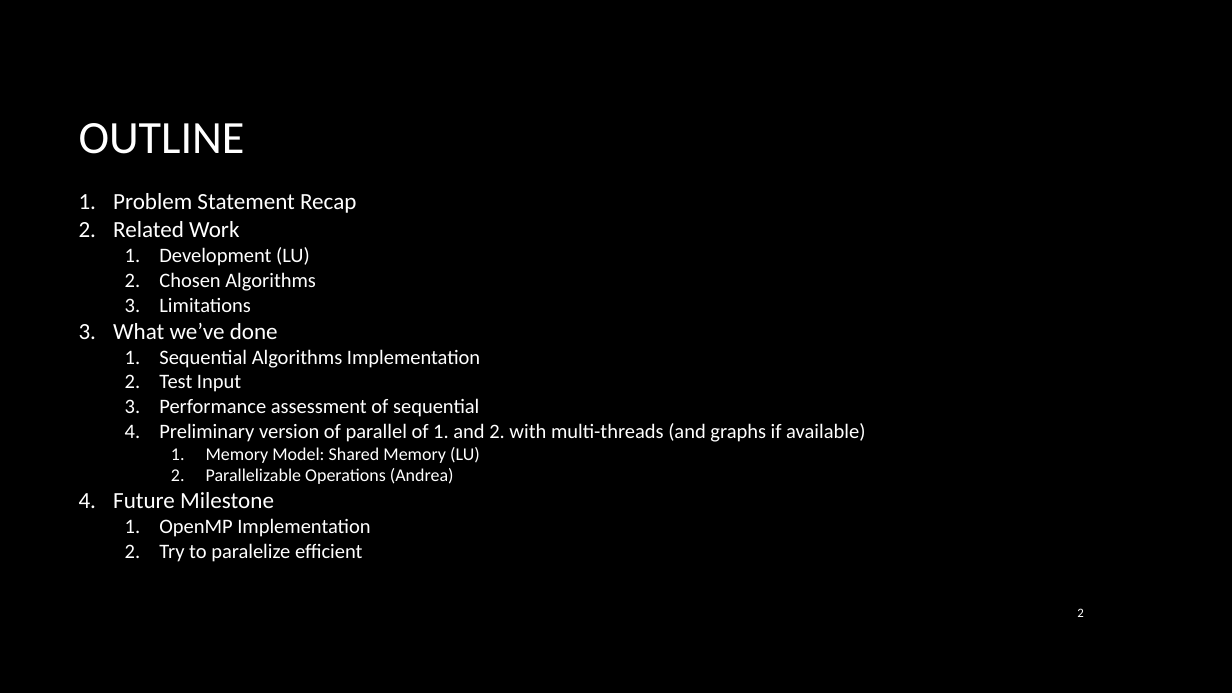
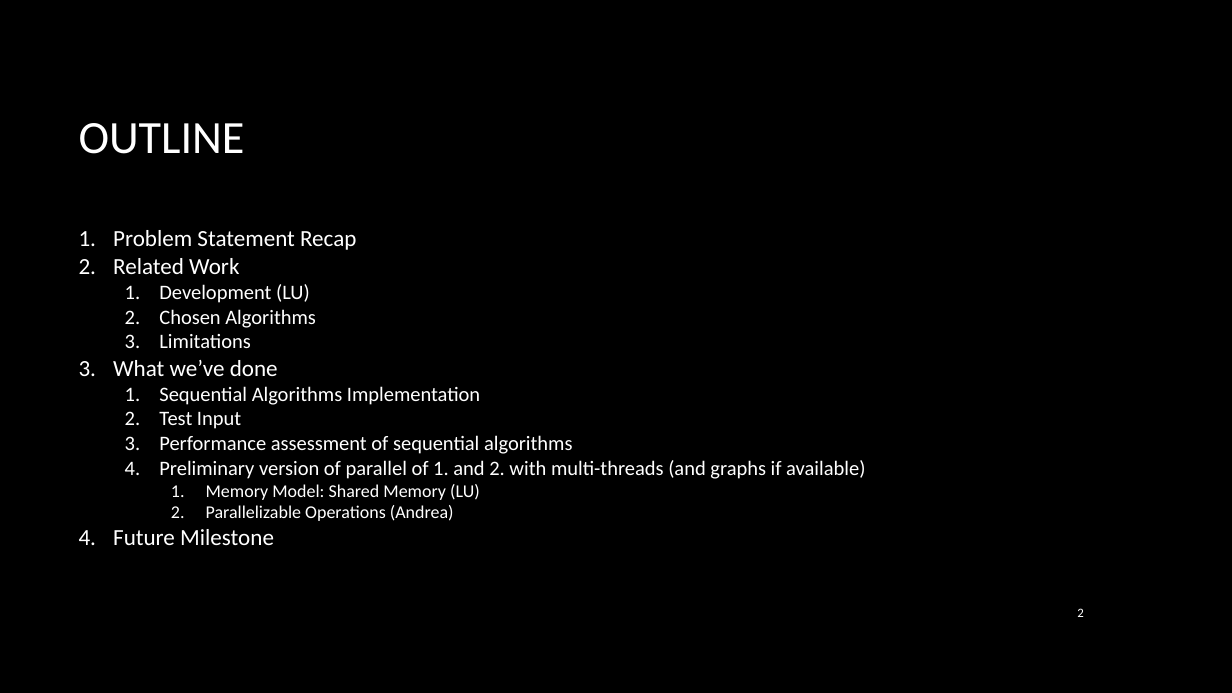
Before and after one commit to soroa/Parallel-ASM, a slide deck: slide 2 of slides/Presentation2.pptx. Drawn at 1232x693 pixels with LibreOffice and Linux fonts; fonts in the diff are those of the drawing; background and template pictures are left out. Boxes give left, top, right and bottom in pixels: in the first picture for what was removed or moved away, otherwise in the second. Text is boxed around its words. In the diff, an @@ line names an element or a change of style, - is before the commit and + after.

Commit message:
presentation slide

```diff
--- a/slides/Presentation2.pptx
+++ b/slides/Presentation2.pptx
@@ text at <box>159,435,573,454</box>: text changed @@
-  3. Performance assessment of sequential
+  3. Performance assessment of sequential algorithms
@@ text at <box>159,518,370,562</box>: paragraphs removed @@
-  1. OpenMP Implementation
-  2. Try to paralelize efficient
```
Also in this commit, not shown: 1 other slide changed.
